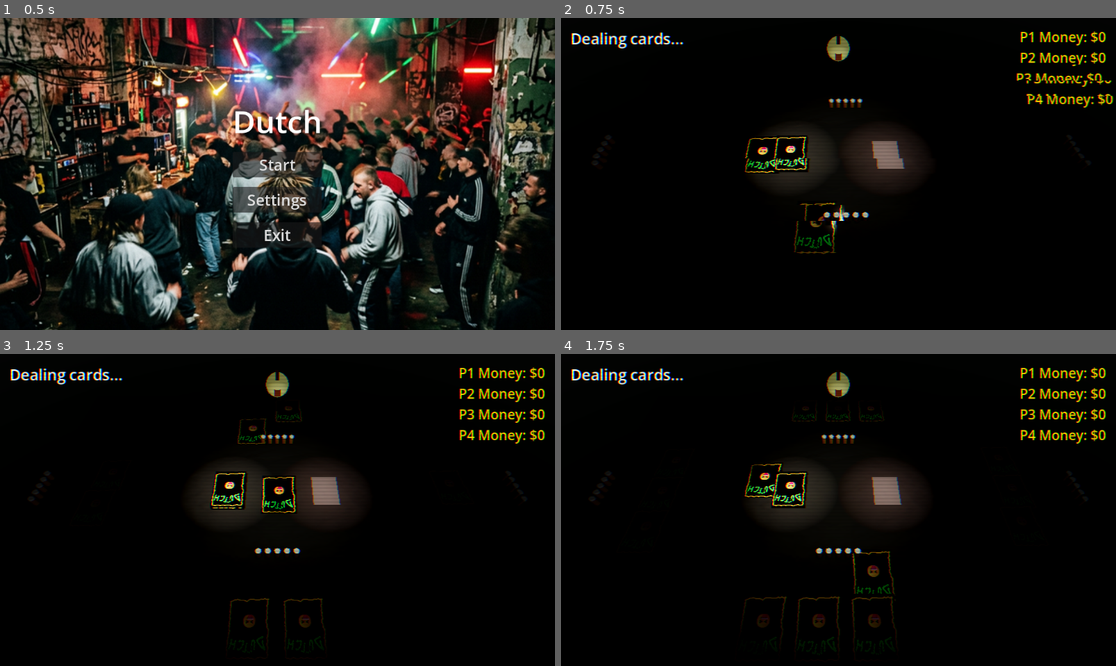
Above: before the commit, frames 1-4 (two rows, left to right).
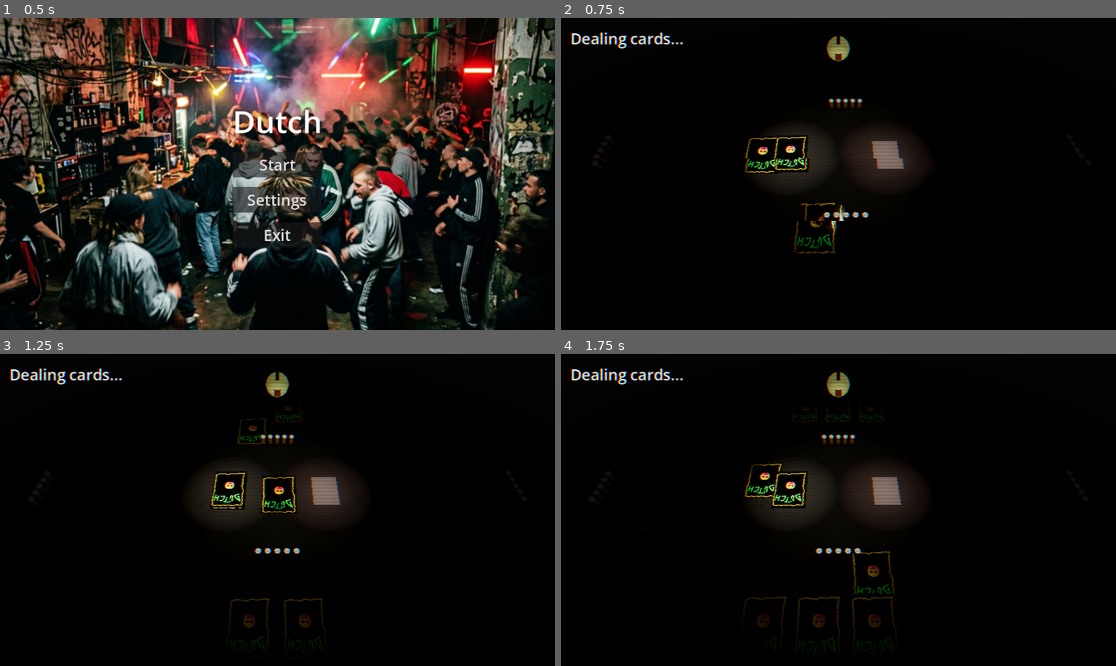
Above: after the commit, the same moments.

Repository: DinVin24/dutch
Game: Godot game, scene res://main_menu.tscn
Same seed, same stepped clock (60 frames per second), same inputs: the game is played once before the commit and once after it.
Inputs (mouse positions are in pixels of both pictures, inside the frame that each line leads up to):
- Up to frame 1 (0.5 s): no input
- Up to frame 2 (0.75 s): click "Start" at 0.5 s
- Up to frame 3 (1.25 s): no input
- Up to frame 4 (1.75 s): tap Enter at 1.25 s; move the mouse to (960, 494) at 1.27 s; hold D from 1.28 s (still down); tap N (toggle_noclip) at 1.35 s; click (960, 494) at 1.42 s

Frame 1 is identical in both runs. In frame 2, 1.3% of the frame differs, in the area x 81-100%, y 4-29%; in frame 3, 1.2%; in frame 4, 1.2%.

Commit message:
fix(ui): polish HUD layout and token placement
Agent: Executor. Hid opponent money labels, grouped action buttons into a bottom-center HBoxContainer, and moved spawned ability tokens to the right to prevent overlapping player cards.

Diff:
--- a/game_board_3d.gd
+++ b/game_board_3d.gd
@@ -118,12 +118,22 @@
 	trigger_glitch(0.4, 0.8) # Intro glitch
 
 func _create_hud_ui():
-	# Standard HUD buttons - positioned same as 2D for consistency
-	end_turn_btn = _create_button("END TURN", Color(0.2, 0.6, 0.2), -270, -110)
-	jump_in_btn = _create_button("JUMP IN", Color(0.2, 0.4, 0.8), -80, 80)
-	call_dutch_btn = _create_button("CALL DUTCH!", Color(0.8, 0.2, 0.2), 110, 270)
-	confirm_dutch_btn = _create_button("CONFIRM DUTCH", Color(0.2, 0.6, 0.2), -270, -110)
-	forfeit_dutch_btn = _create_button("FORFEIT DUTCH", Color(0.8, 0.2, 0.2), 110, 270)
+	# Action Buttons Container
+	var action_container = HBoxContainer.new()
+	action_container.set_anchors_preset(Control.PRESET_CENTER_BOTTOM)
+	action_container.offset_top = -100
+	action_container.offset_bottom = -50
+	action_container.alignment = BoxContainer.ALIGNMENT_CENTER
+	action_container.add_theme_constant_override("separation", 20)
+	$GameUI/MainHUD.add_child(action_container)
+	action_container.mouse_filter = Control.MOUSE_FILTER_IGNORE
+
+	# Standard HUD buttons
+	end_turn_btn = _create_button(action_container, "END TURN", Color(0.2, 0.6, 0.2))
+	jump_in_btn = _create_button(action_container, "JUMP IN", Color(0.2, 0.4, 0.8))
+	call_dutch_btn = _create_button(action_container, "CALL DUTCH!", Color(0.8, 0.2, 0.2))
+	confirm_dutch_btn = _create_button(action_container, "CONFIRM DUTCH", Color(0.2, 0.6, 0.2))
+	forfeit_dutch_btn = _create_button(action_container, "FORFEIT DUTCH", Color(0.8, 0.2, 0.2))
 
 	end_turn_btn.pressed.connect(_on_end_turn_pressed)
 	jump_in_btn.pressed.connect(_on_jump_in_pressed)
@@ -131,27 +141,19 @@
 	confirm_dutch_btn.pressed.connect(_on_confirm_dutch_pressed)
 	forfeit_dutch_btn.pressed.connect(_on_cancel_dutch_pressed)
 
-	# Money Labels
-	var money_container = VBoxContainer.new()
-	money_container.set_anchors_preset(Control.PRESET_TOP_RIGHT)
-	money_container.offset_left = -220
-	money_container.offset_right = -20
-	money_container.offset_top = 20
-	money_container.offset_bottom = 200
-	$GameUI/MainHUD.add_child(money_container)
-
-	for i in range(4):
-		var l = Label.new()
-		l.text = "P" + str(i+1) + " Money: $0"
-		l.add_theme_font_size_override("font_size", 28)
-		l.add_theme_color_override("font_color", Color.GOLD)
-		l.add_theme_color_override("font_outline_color", Color.BLACK)
-		l.add_theme_constant_override("outline_size", 4)
-		l.horizontal_alignment = HORIZONTAL_ALIGNMENT_RIGHT
-		money_container.add_child(l)
-		money_labels.append(l)
-
-func _create_button(text: String, color: Color, left: int, right: int) -> Button:
+	# Local Player Money Label (Only show P0)
+	var l = Label.new()
+	l.text = "$0"
+	l.add_theme_font_size_override("font_size", 36)
+	l.add_theme_color_override("font_color", Color.GOLD)
+	l.add_theme_color_override("font_outline_color", Color.BLACK)
+	l.add_theme_constant_override("outline_size", 4)
+	$GameUI/MainHUD.add_child(l)
+	l.set_anchors_preset(Control.PRESET_BOTTOM_LEFT)
+	l.position = Vector2(30, -70)
+	money_labels.append(l)
+
+func _create_button(parent: Node, text: String, color: Color) -> Button:
 	var btn = Button.new()
 	btn.text = text
 	btn.add_theme_font_size_override("font_size", 20)
@@ -177,33 +179,9 @@
 	btn.add_theme_stylebox_override("hover", hover_style)
 	btn.add_theme_stylebox_override("pressed", hover_style)
 
-	$GameUI/MainHUD.add_child(btn)
-	$GameUI/MainHUD.mouse_filter = Control.MOUSE_FILTER_IGNORE
-	top_center.mouse_filter = Control.MOUSE_FILTER_IGNORE
-
-	btn.set_anchors_preset(Control.PRESET_CENTER_BOTTOM)
-
-	# WIDER SPACING: move them to far corners to clear the center-projected 3D hand
-	if text == "END TURN" or text == "CONFIRM DUTCH":
-		btn.set_anchors_preset(Control.PRESET_BOTTOM_LEFT)
-		btn.offset_left = 60
-		btn.offset_right = 260
-		btn.offset_top = -120
-		btn.offset_bottom = -70
-	elif text == "CALL DUTCH!" or text == "FORFEIT DUTCH":
-		btn.set_anchors_preset(Control.PRESET_BOTTOM_RIGHT)
-		btn.offset_left = -260
-		btn.offset_right = -60
-		btn.offset_top = -120
-		btn.offset_bottom = -70
-	else:
-		# JUMP IN button: CENTER LEFT to avoid hand overlap and Chicken overlap
-		btn.set_anchors_preset(Control.PRESET_CENTER_LEFT)
-		btn.offset_left = 60
-		btn.offset_right = 260
-		btn.offset_top = -25
-		btn.offset_bottom = 25
-	btn.custom_minimum_size = Vector2(160, 50)
+	parent.add_child(btn)
+	# Removed manual anchors so HBoxContainer takes full control of layout
+	btn.custom_minimum_size = Vector2(140, 40)
 	btn.hide()
 	return btn
 
@@ -359,9 +337,9 @@
 	token.setup(ab)
 	token.token_clicked.connect(_on_ability_token_clicked)
 
-	# Layout the tokens next to the beers
+	# Layout the tokens far to the right of the cards to prevent overlap
 	var count = GameManager.players_info[p_idx].abilities.size()
-	token.position = Vector3(1.5, 0.1, -1.0 + (count * 0.6))
+	token.position = Vector3(2.5 + (count * 0.6), 0.1, 0.0)
 
 func _on_ability_token_clicked(token):
 	var p_idx = -1
@@ -395,8 +373,8 @@
 	player_lights[player_idx].light_energy = 10.0
 
 func _on_player_gained_money(player_idx, amount, total):
-	if player_idx >= 0 and player_idx < money_labels.size():
-		money_labels[player_idx].text = "P" + str(player_idx + 1) + " Money: $" + str(total)
+	if player_idx == 0 and money_labels.size() > 0:
+		money_labels[0].text = "$" + str(total)
 
 func _on_turn_started(player_idx):
 	var p_info = GameManager.players_info[player_idx]
